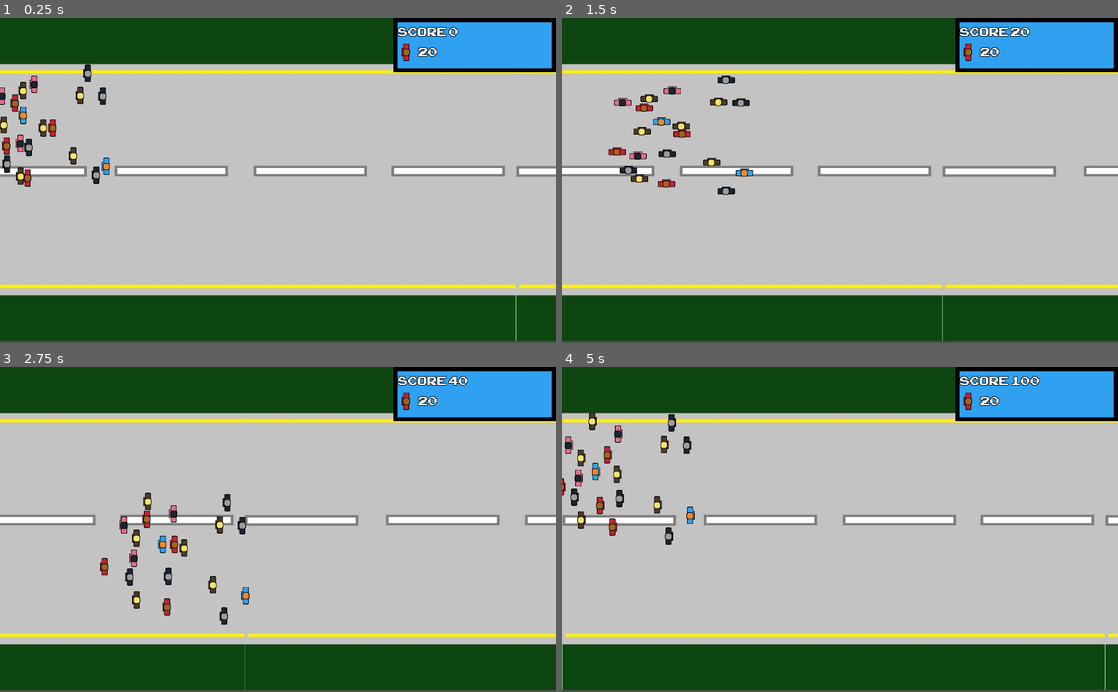
Above: before the commit, frames 1-4 (two rows, left to right).
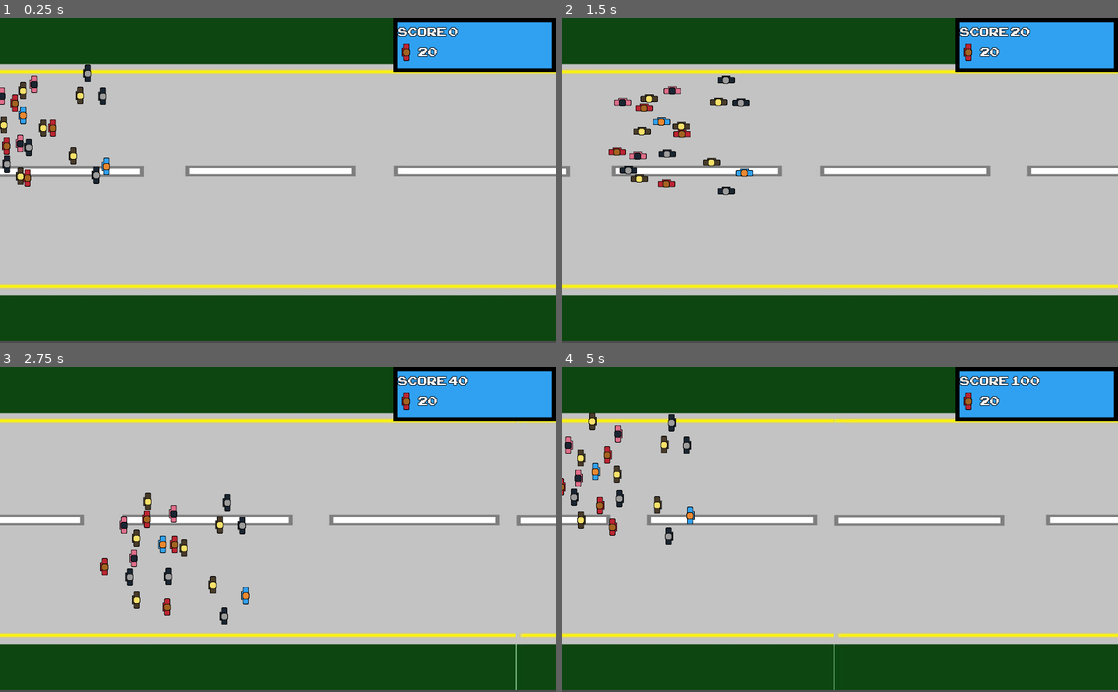
Above: after the commit, the same moments.

Repository: Robimy-gry/QGJ
Game: Godot game, scene res://World.tscn
Same seed, same stepped clock (60 frames per second), same inputs: the game is played once before the commit and once after it.
Inputs:
- Up to frame 1 (0.25 s): no input
- Up to frame 2 (1.5 s): tap Enter at 0.5 s; hold Right (ui_right) 0.53-1.28 s; tap Space (ui_select) at 0.77 s; hold Down (ui_down) from 1.28 s (still down)
- Up to frame 3 (2.75 s): tap Space (ui_select) at 1.52 s; release Down (ui_down) at 2.03 s; hold Right (ui_right) from 2.03 s (still down)
- Up to frame 4 (5 s): release Right (ui_right) at 2.78 s; hold Up (ui_up) 2.78-3.53 s; tap Space (ui_select) at 3.02, 3.77, 4.52 s; hold Left (ui_left) from 3.53 s (still down)

The runs differ from the first frame. In frame 1, 0.8% of the frame differs, in the area x 15-100%, y 16-100%; in frame 2, 1.1%; in frame 3, 0.8%; in frame 4, 1.3%, in the area x 0-100%, y 16-100%.

Commit message:
Added global variables and speed up every level

Diff:
--- a/GameOver.gd
+++ b/GameOver.gd
@@ -2,3 +2,4 @@
 
 func _on_Button_pressed():
 	get_tree().change_scene("res://World.tscn")
+	print(World.)
--- a/Obstacle.gd
+++ b/Obstacle.gd
@@ -1,6 +1,6 @@
 extends Area2D
 
-var speed = rand_range(200, 400)
+var speed = rand_range(200, 400) + (global.level * 100)
 var motion =  Vector2()
 var dir = -1
 
--- a/ParallaxBackground.gd
+++ b/ParallaxBackground.gd
@@ -6,5 +6,5 @@
 	set_process(true)
 
 func _process(delta):
-	_offset -= 200 * delta
+	_offset -= (200 + global.level*10) * delta
 	set_scroll_offset(Vector2(_offset, 0))
--- a/Score.tscn
+++ b/Score.tscn
@@ -13,7 +13,7 @@
 autostart = true
 
 [node name="LevelTimer" type="Timer" parent="."]
-wait_time = 60.0
+wait_time = 15.0
 autostart = true
 [connection signal="timeout" from="ScoreTimer" to="." method="_on_ScoreTimer_timeout"]
 [connection signal="timeout" from="BonusTimer" to="." method="_on_BonusTimer_timeout"]
--- a/World.gd
+++ b/World.gd
@@ -2,10 +2,6 @@
 
 export (PackedScene) var Player
 
-var max_people = 20
-var people_count = 0
-var _score = 0
-var _level = 0
 
 func _ready():
 	add_to_group("World")
@@ -20,27 +16,27 @@
 		player.position.y = y
 		player.position.x = x
 		call_deferred("add_child", player)
-		people_count += 1
+		global.people_count += 1
 		update_GUI()
 
 func update_GUI():
-	get_tree().call_group("GUI", "update_GUI", people_count, _score)
+	get_tree().call_group("GUI", "update_GUI", global.people_count, global._score)
 
 func score_update():
-	_score += (people_count + (10*_level))
+	global._score += (global.people_count + (10 * global.level))
 	update_GUI()
 
 func score_bonus():
-	_score += people_count
+	global._score += global.people_count
 
 func level_change():
-	_level += 1
+	global.level += 1
 	update_GUI()
 
 func people_update():
-	people_count -= 1
+	global.people_count -= 1
 	update_GUI()
-	if people_count < 1:
+	if global.people_count < 1:
 		end_game()
 
 func star_visible():
--- a/World.tscn
+++ b/World.tscn
@@ -39,9 +39,9 @@
 script = ExtResource( 8 )
 
 [node name="ParallaxLayer" type="ParallaxLayer" parent="ParallaxBackground"]
-motion_mirroring = Vector2( 1000, 0 )
+motion_mirroring = Vector2( 1500, 0 )
 
 [node name="Sprite" type="Sprite" parent="ParallaxBackground/ParallaxLayer"]
-scale = Vector2( 1, 0.852 )
+scale = Vector2( 1.5, 0.852 )
 texture = ExtResource( 7 )
 centered = false
--- /dev/null
+++ b/global.gd
@@ -0,0 +1,9 @@
+extends Node
+
+var level = 0
+var max_people = 20
+var people_count = 0
+var _score = 0
+
+func _ready():
+	pass
--- a/project.godot
+++ b/project.godot
@@ -24,6 +24,7 @@
 UserData="*res://addons/github-integration/scripts/user_data.gd"
 IconLoaderGithub="*res://addons/github-integration/scripts/IconLoaderGithub.gd"
 Music="*res://Music.tscn"
+global="*res://global.gd"
 
 [display]
 
